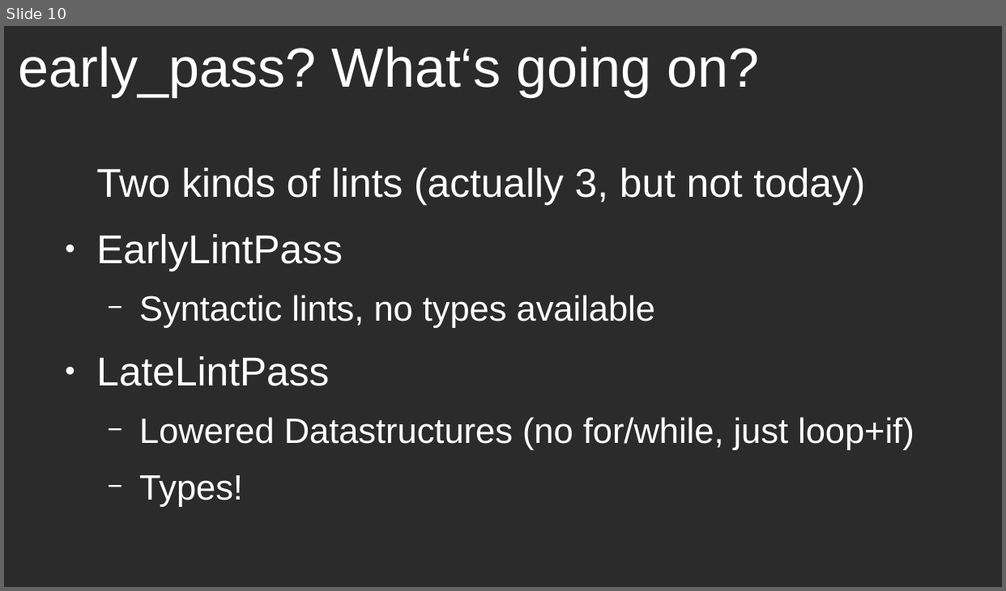
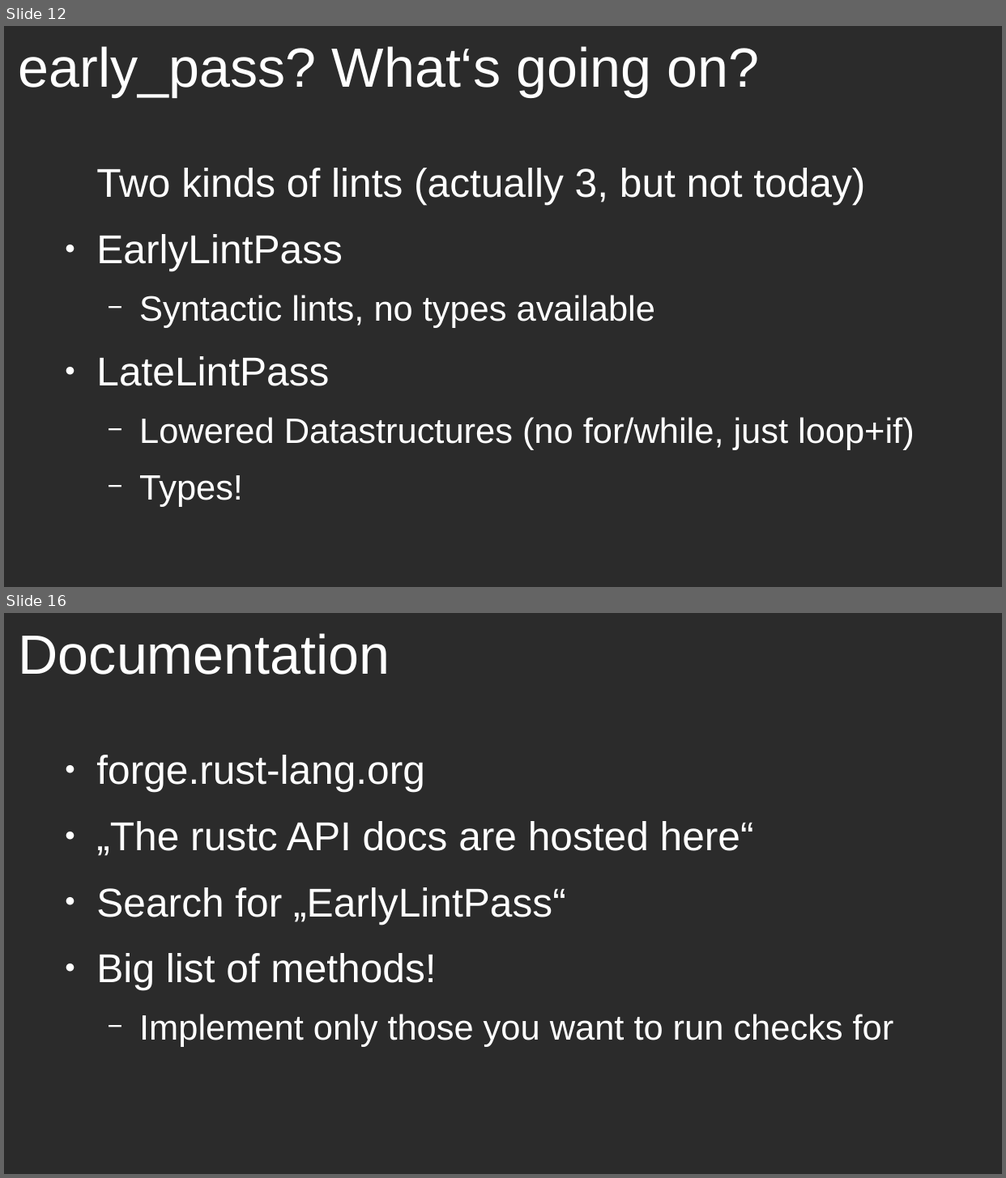
Before and after one commit to oli-obk/rustfest2018_workshop, a slide deck: presentation.odp. Shown one above the other, each under a label of ours: slide 10 before the commit, slides 12 and 16 after it; the slides between them are not shown. The pictures are 1006x591 and 1006x1178 pixels, drawn with LibreOffice and Linux fonts; fonts in the diff are those of the drawing; background and template pictures are left out; a plain dark background stands for a picture behind light text. Boxes give left, top, right and bottom in pixels: in the first picture for what was removed or moved away, otherwise in the second. Text is boxed around its words. In the diff, an @@ line names an element or a change of style, - is before the commit and + after.

Commit message:
Add LateLintPass example

```diff
--- a/presentation.odp
+++ b/presentation.odp
@@ slide 16 added at (x1=4, y1=613, x2=1002, y2=1174), background picture (left out) @@
@@ title added at (x1=19, y1=633, x2=390, y2=675), 44 pt, text #FFFFFF @@
+Documentation
@@ text added at (x1=96, y1=755, x2=894, y2=1047), 32 pt, text #FFFFFF @@
+● forge.rust-lang.org
+● „The rustc API docs are hosted here“
+● Search for „EarlyLintPass“
+● Big list of methods!
+  − Implement only those you want to run checks for
@@ what was slide 10 is now slide 12 @@
```
Also in this commit, not shown: 5 other slides added, 1 slide removed, 6 other files.
